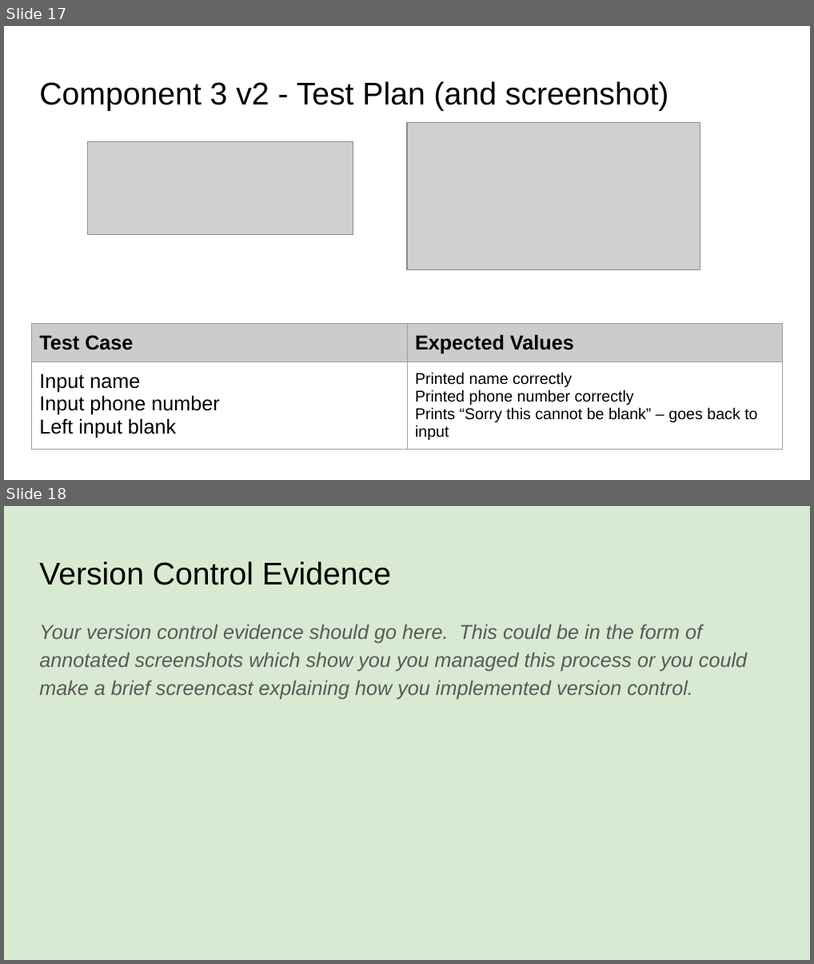
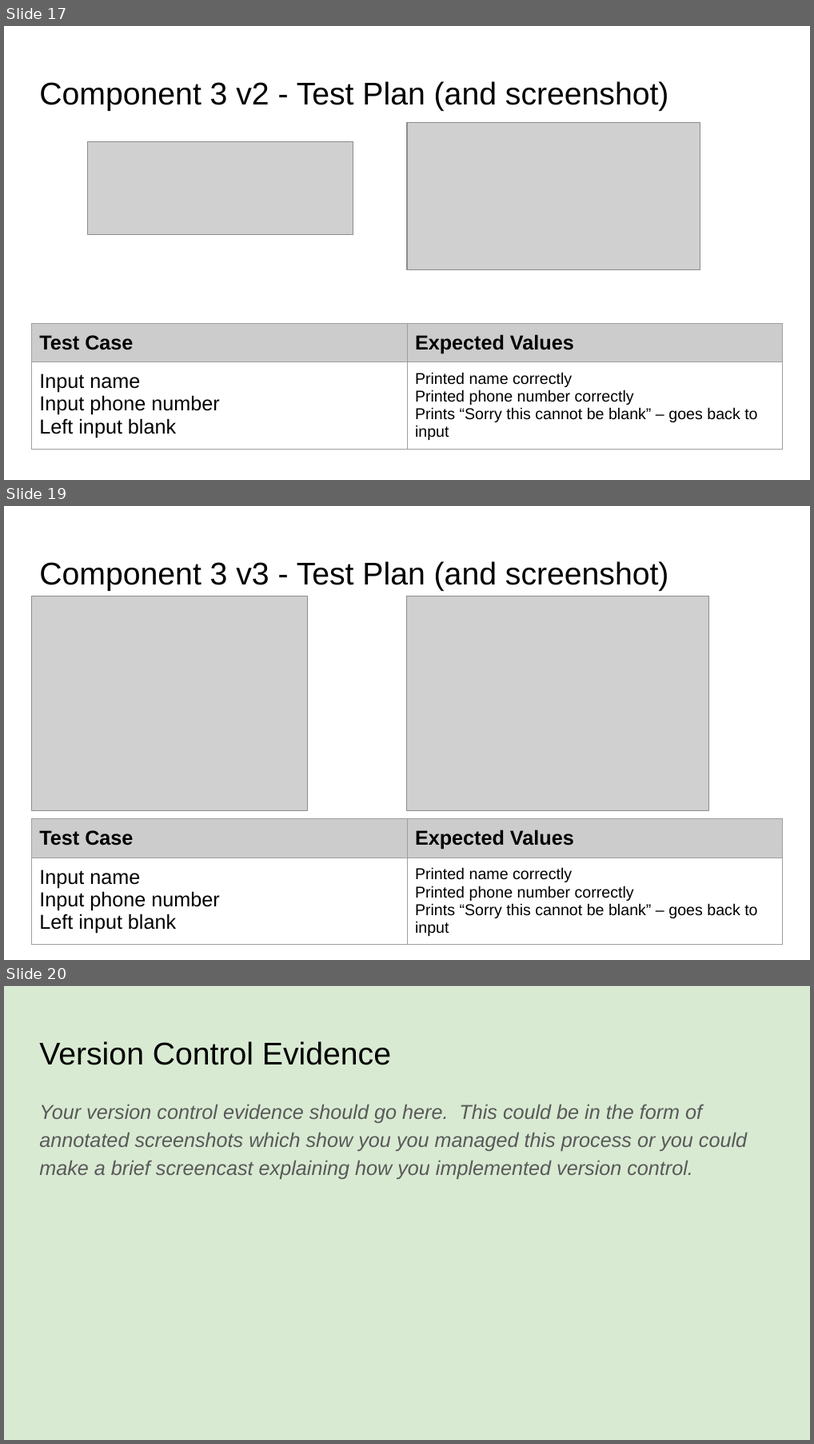
Before and after one commit to danettp/pizza_bot, a slide deck: 022_91893+_+91897+Documentation.pptx. Shown one above the other, each under a label of ours: slides 17 and 18 before the commit, slides 17, 19 and 20 after it; the slides between them are not shown. The pictures are 814x964 and 814x1444 pixels, drawn with LibreOffice and Linux fonts; fonts in the diff are those of the drawing; grey boxes stand for pictures. Boxes give left, top, right and bottom in pixels: in the first picture for what was removed or moved away, otherwise in the second. Text is boxed around its words. In the diff, an @@ line names an element or a change of style, - is before the commit and + after.

Commit message:
Added customer details dictionary
Added a dictionary to store customer details
Name
Phone

```diff
--- a/022_91893+_+91897+Documentation.pptx
+++ b/022_91893+_+91897+Documentation.pptx
@@ slide 19 added at box(4, 506, 810, 960), background #FFFFFF @@
@@ title added at box(39, 561, 670, 591), 28 pt, text #000000 @@
+Component 3 v3 - Test Plan (and screenshot)
@@ picture added at box(31, 596, 308, 810) @@
@@ picture added at box(407, 596, 710, 810) @@
@@ table added at box(31, 819, 783, 950), 2 rows, 2 columns @@
+Test Case | Expected Values
+Input name / Input phone number / Left input blank | Printed name correctly / Printed phone number correctly / Prints “Sorry this cannot be blank” – goes back to input
@@ what was slide 18 is now slide 20 @@
```
Also in this commit, not shown: 1 other slide added, 1 other file.
